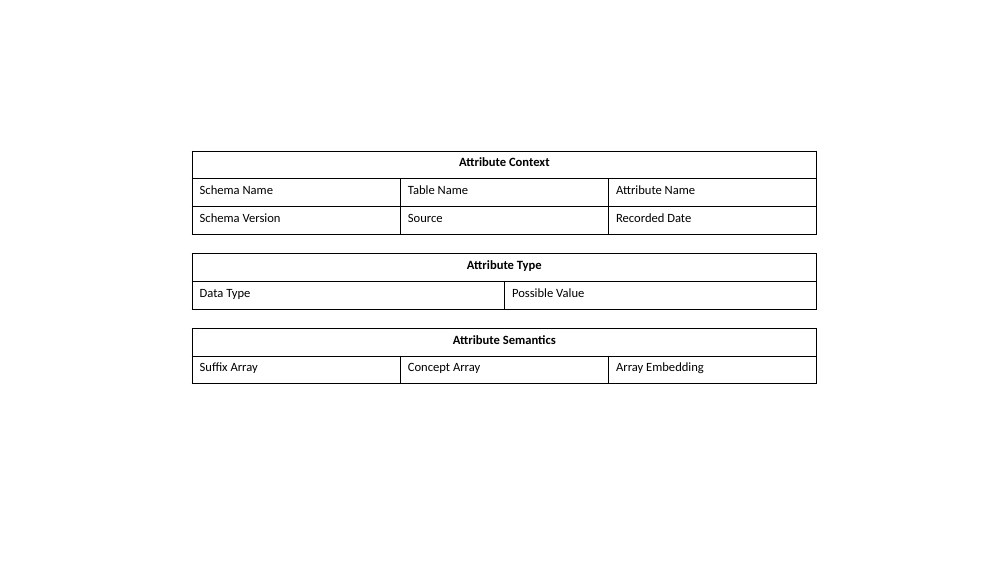
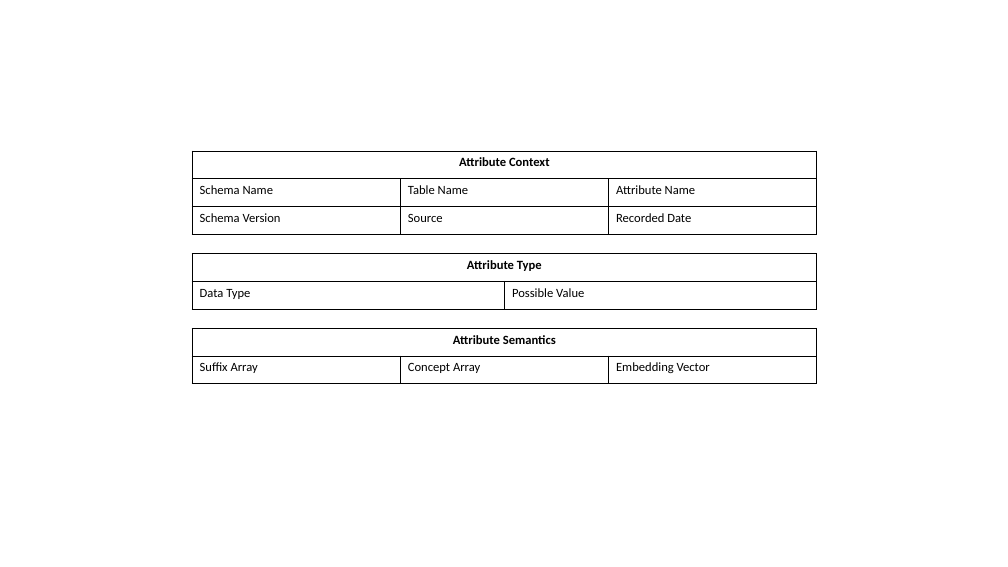
Before and after one commit to desertzebra/EMR-Interoperability, a slide deck: slide 11 of Presentations/EMR Interroperability V0.1.pptx. Drawn at 1008x567 pixels with LibreOffice and Linux fonts; fonts in the diff are those of the drawing. Boxes give left, top, right and bottom in pixels: in the first picture for what was removed or moved away, otherwise in the second. Text is boxed around its words. In the diff, an @@ line names an element or a change of style, - is before the commit and + after.

```diff
--- a/Presentations/EMR Interroperability V0.1.pptx
+++ b/Presentations/EMR Interroperability V0.1.pptx
@@ table at [192,328,816,384] @@
-row 2, column 3: Array Embedding
+row 2, column 3: Embedding Vector
```
Also in this commit, not shown: 1 other file.
